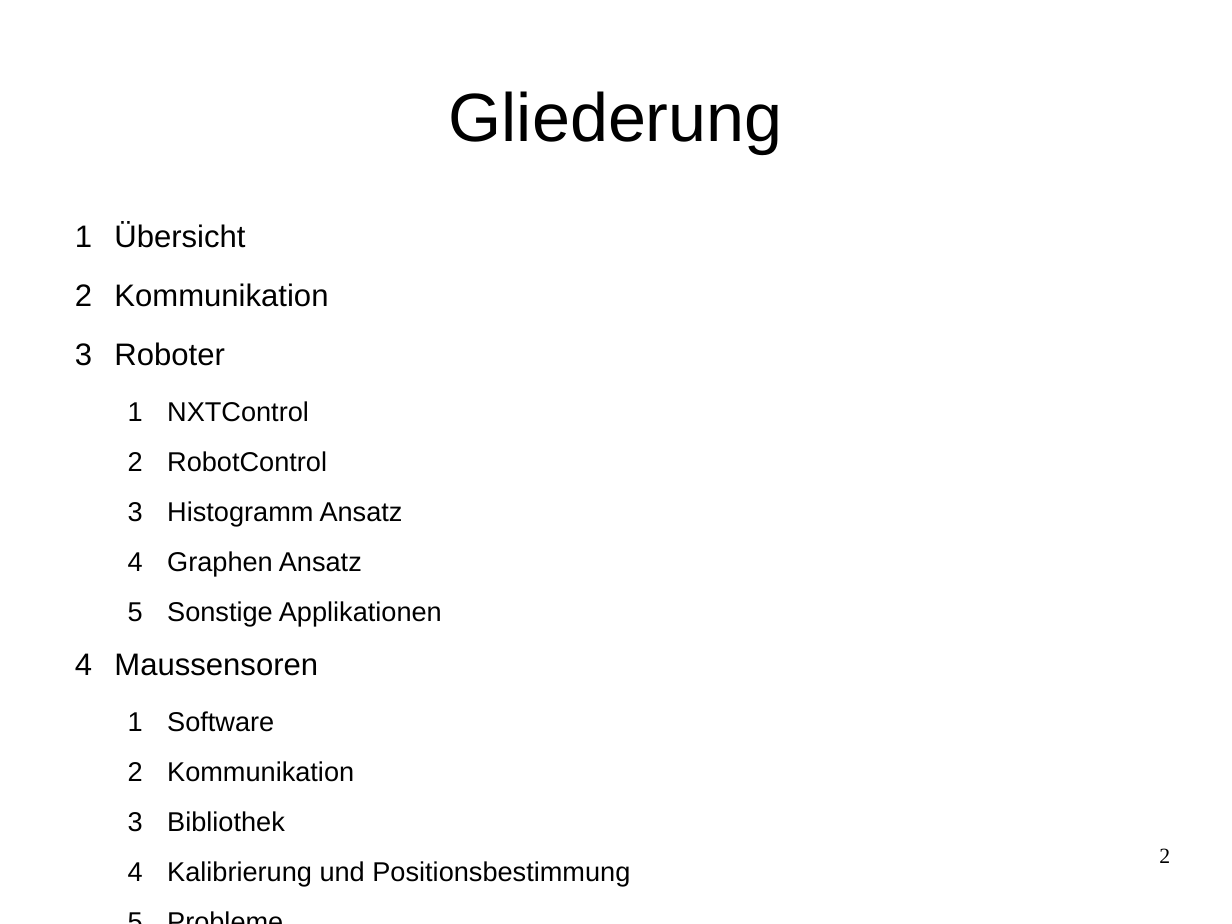
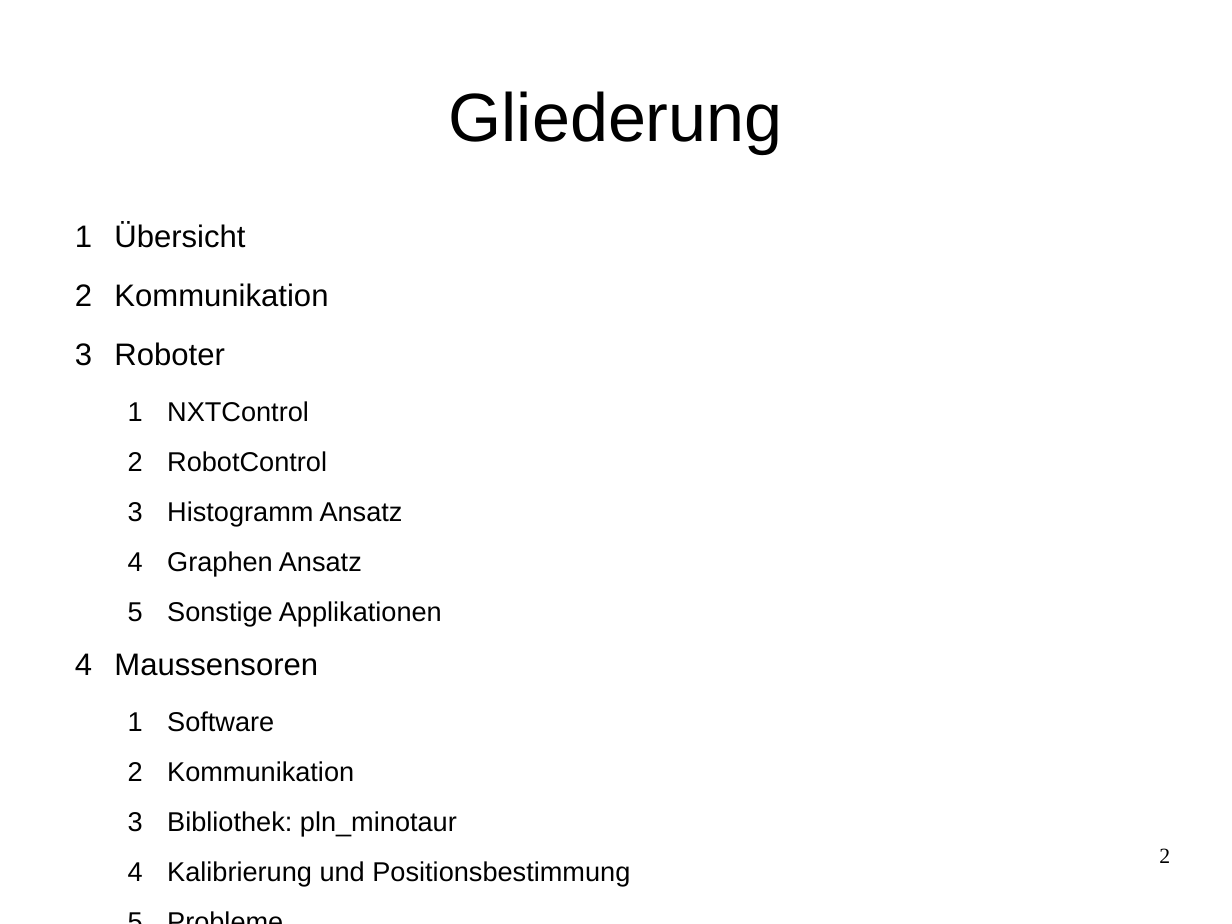
Before and after one commit to Smart-Minotaur/nxt_minotaur, a slide deck: slide 2 of doc/Präsentation.odp. Drawn at 1232x924 pixels with LibreOffice and Linux fonts; fonts in the diff are those of the drawing. Boxes give left, top, right and bottom in pixels: in the first picture for what was removed or moved away, otherwise in the second. Text is boxed around its words. In the diff, an @@ line names an element or a change of style, - is before the commit and + after.

```diff
--- a/doc/Präsentation.odp
+++ b/doc/Präsentation.odp
@@ text at <box>167,811,457,836</box>: text changed @@
-  3 Bibliothek
+  3 Bibliothek: pln_minotaur
```
Also in this commit, not shown: 3 other slides changed.
